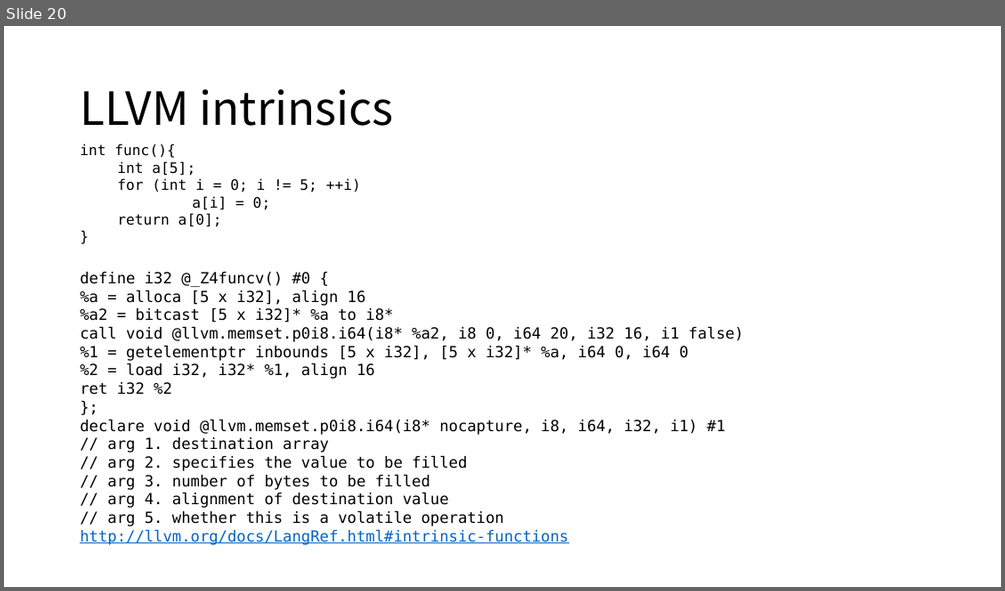
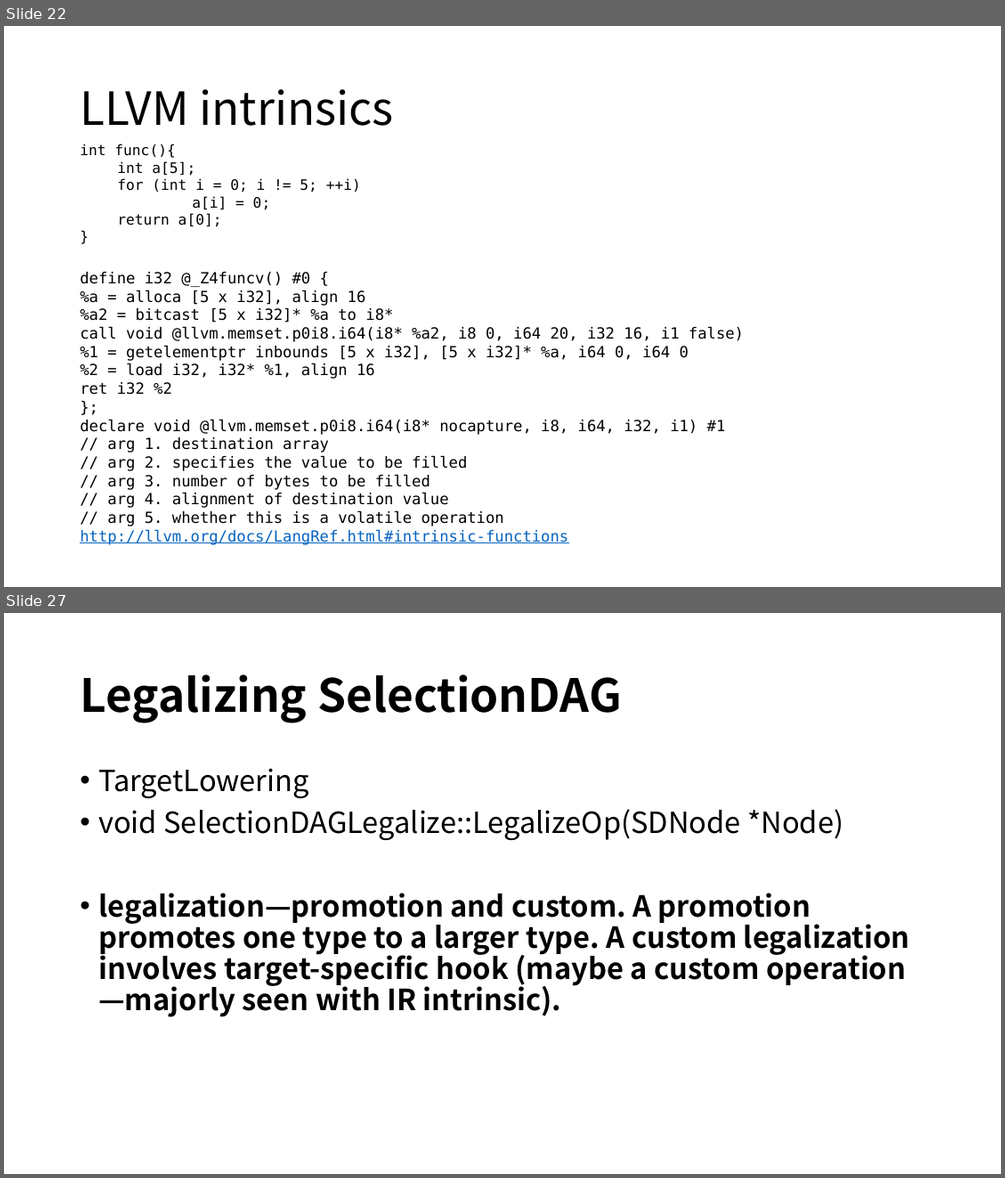
Before and after one commit to xiazhiqian/PPT-Work, a slide deck: LLVM Notes.pptx. Shown one above the other, each under a label of ours: slide 20 before the commit, slides 22 and 27 after it; the slides between them are not shown. The pictures are 1005x591 and 1005x1178 pixels, drawn with LibreOffice and Linux fonts; fonts in the diff are those of the drawing. Boxes give left, top, right and bottom in pixels: in the first picture for what was removed or moved away, otherwise in the second. Text is boxed around its words. In the diff, an @@ line names an element or a change of style, - is before the commit and + after.

```diff
--- a/LLVM Notes.pptx
+++ b/LLVM Notes.pptx
@@ slide 27 added at box(4, 613, 1001, 1174), background #FFFFFF @@
@@ title added at box(80, 674, 622, 723), 44 pt, text #000000, bold @@
+Legalizing SelectionDAG
@@ text added at box(98, 768, 910, 1017), 28 pt, text #000000, bold @@
+• TargetLowering
+• void SelectionDAGLegalize::LegalizeOp(SDNode *Node)
+• legalization—promotion and custom. A promotion promotes one type to a larger type. A custom legalization involves target-specific hook (maybe a custom operation—majorly seen with IR intrinsic).
@@ what was slide 20 is now slide 22 @@
```
Also in this commit, not shown: 2 slides changed, 20 other slides added.
